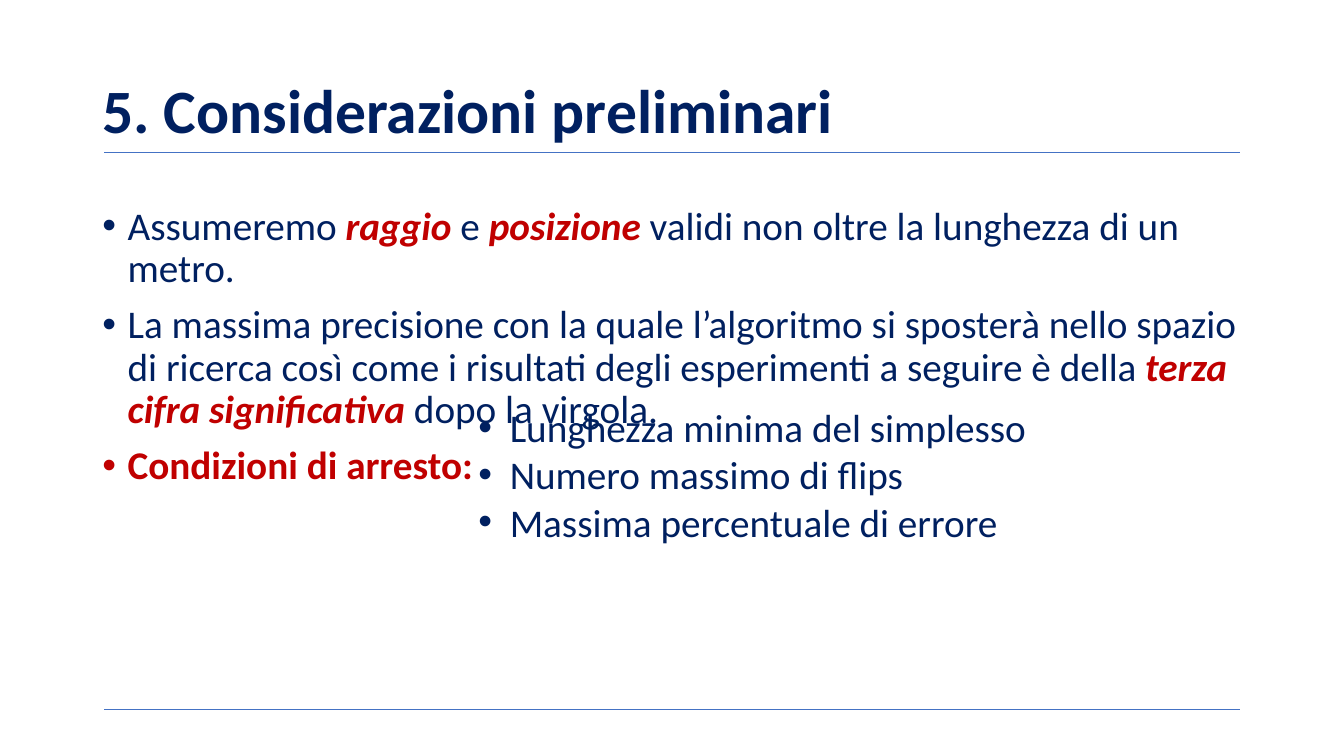
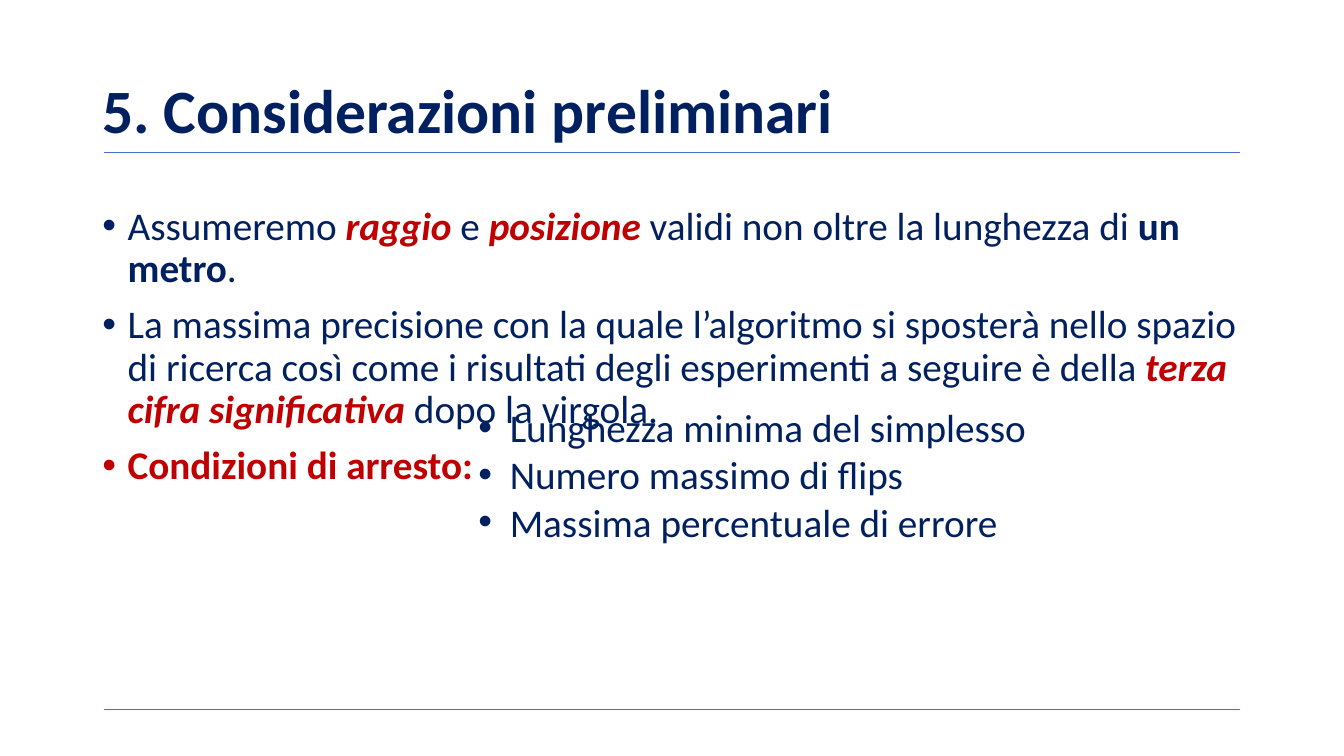
Before and after one commit to BernardoGiordano/NelderMeadMethod, a slide deck: slide 10 of writeup/Slides.pptx (slide 9 before the commit). Drawn at 1344x756 pixels with LibreOffice and Linux fonts; fonts in the diff are those of the drawing; background and template pictures are left out. Boxes give left, top, right and bottom in pixels: in the first picture for what was removed or moved away, otherwise in the second. Text is boxed around its words. In the diff, an @@ line names an element or a change of style, - is before the commit and + after.

```diff
--- a/writeup/Slides.pptx
+++ b/writeup/Slides.pptx
@@ text at [128,212,1180,283]: bold on in "un metro." @@
```
Also in this commit, not shown: 5 other slides changed, 1 slide added.
